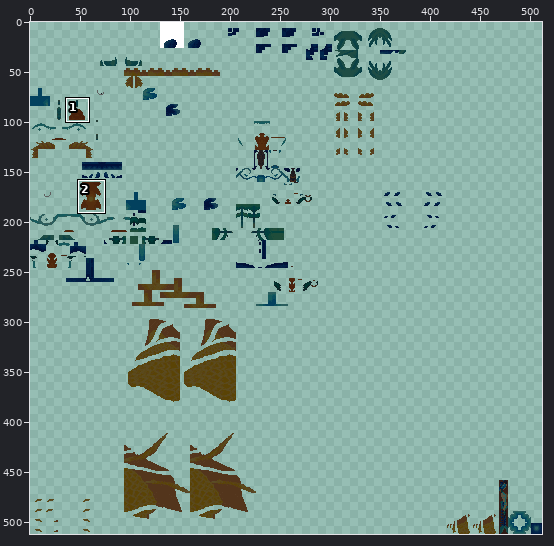
One commit to this sprite sheet: src/test/resources/Honey_Rain__newborn_glow.png. The first picture is a wide view before the edit; the outline marks the close-up.
Close-up. Before the edit:
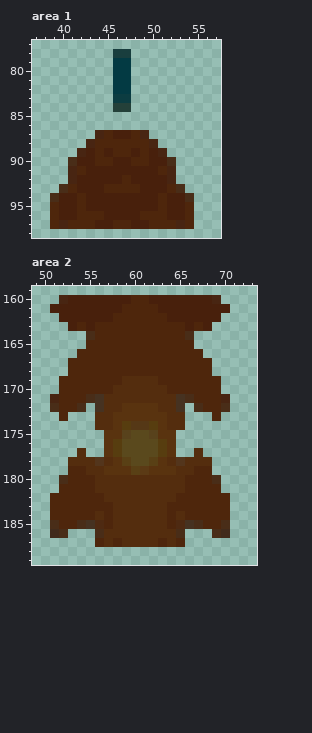
The file is 512x512 pixels. Pixels under 10% opacity are left out. Colours within 5 levels of each other are drawn and written as one. Shown: area 1: x 37..57, y 77..98; area 2: x 49..73, y 159..189. The commit also changed other parts of the picture, which this record leaves out.
And afterwards:
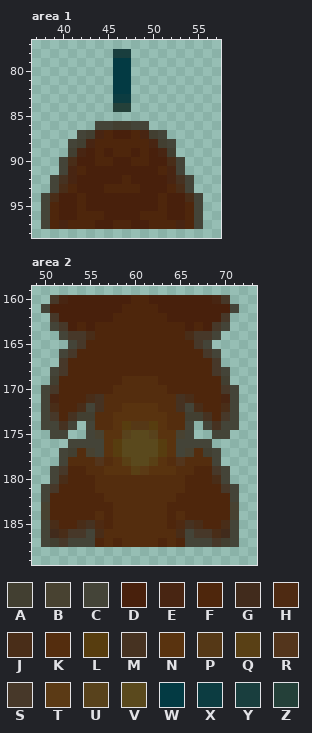
Palette (. is transparent): A #423f31  B #484231  C #444438  D #48200c  E #482512  F #4e260c  G #412b1c  H #4e2a12  J #492d18  K #542d0e  L #573d0f  M #463221  N #59330f  P #553816  Q #594015  R #53351c  S #473829  T #5b3a15  U #58421c  V #5a491d  W #033a43  X #0c3c41  Y #193e3e  Z #244039
Diff:
--- area 1
@@ x 37..57 @@
 85 .....................
-86 .....................
-87 .......EFDDFE........
-88 ......EFFFFFFE.......
-89 .....EDFDFFDFDE......
-90 ....JDDFFDDFFDDJ.....
-91 ....EFDDDDDDDDFE.....
-92 ....EDDDDDFDDDDE.....
-93 ...JFDDDFFFFDDDFJ....
-94 ..JDDFDDDDDDDDFDDJ...
-95 ..FDDFDDDDDDDDFDDF...
-96 ..FDDFFFDDDDFFFDDF...
-97 ..FEFFFDDFFDDFFFEF...
+86 .......CCAACC........
+87 .....CAEFDDFEAC......
+88 ....CAEFFFFFFEAC.....
+89 ....AEDFDFFDFDEA.....
+90 ...CJDDFFDDFFDDJC....
+91 ...CEFDDDDDDDDFEC....
+92 ..CMEDDDDDFDDDDEMC...
+93 ..CJFDDDFFFFDDDFJC...
+94 .CJDDFDDDDDDDDFDDJC..
+95 .CFDDFDDDDDDDDFDDFC..
+96 .CFDDFFFDDDDFFFDDFC..
+97 .CFEFFFDDFFDDFFFEFC..
 98 .....................
--- area 2
@@ x 49..73 @@
 159 .........................
-160 ...EDDDDDDDFFDDDDDDDE....
-161 ..DDDDDDDDFFFFDDDDDDDD...
-162 ...DDDDDDFFFFFFDDDDDD....
-163 ....DFDFFFFFFFFFFDFD.....
-164 ......JFFFFFFFFFFJ.......
-165 ......FFFFFFFFFFFF.......
-166 .....FFFFFFFFFFFFFF......
-167 ....FFFFFFFFFFFFFFFF.....
-168 ....FFFFFFFFFFFFFFFF.....
-169 ...FFFFFFFKKKKFFFFFFF....
-170 ...FFFFFFKKKKKKFFFFFF....
-171 ..EFFFJMKKKKKKKKMJFFFE...
-172 ..JFFJ.MKKNNNNKKM.JFFJ...
-173 ...F...KKNNNNNNKK...F....
-174 .......KKNLPPLNKK........
-175 ........NNUVVUNN.........
-176 ........NLVVVVLN.........
-177 .....K..NLVVVVLN..K......
-178 ....KKKRKNQVVQNKRKKK.....
-179 ....FFKKNNNQTNNNKKFF.....
-180 ...JFFFKKKKKKKKKKFFFJ....
-181 ...FFFFKKKKKKKKKKFFFF....
-182 ..FFFFFFKKKKKKKKFFFFFF...
-183 ..FFFFFFFKKKKKKFFFFFFF...
-184 ..FFFFFKFKKKKKKFKFFFFF...
-185 ..JFFJMHFKKKKKKFHMJFFJ...
-186 ..GJ...JKKKKKKKKJ...JG...
-187 .......FKFKKKKFKF........
+160 ..SEDDDDDDDFFDDDDDDDES...
+161 .CDDDDDDDDFFFFDDDDDDDDC..
+162 ..SDDDDDDFFFFFFDDDDDDS...
+163 ..CSDFDFFFFFFFFFFDFDSC...
+164 ...CSSJFFFFFFFFFFJSSC....
+165 ....CSFFFFFFFFFFFFSC.....
+166 ...CSFFFFFFFFFFFFFFSC....
+167 ...SFFFFFFFFFFFFFFFFS....
+168 ..CSFFFFFFFFFFFFFFFFSC...
+169 ..AFFFFFFFKKKKFFFFFFFA...
+170 .CSFFFFFFKKKKKKFFFFFFSC..
+171 .CEFFFJMKKKKKKKKMJFFFEC..
+172 .CJFFJCMKKNNNNKKMCJFFJC..
+173 .CSFMAAKKNNNNNNKKAAMFSC..
+174 .CCMC.CKKNLPPLNKKC.CMCC..
+175 ..CC..CBNNUVVUNNBC..CC...
+176 ....CCCCNLVVVVLNCCCC.....
+177 ...CAKBCNLVVVVLNCBKAC....
+178 ...CKKKRKNQVVQNKRKKKC....
+179 ..CSFFKKNNNQTNNNKKFFSC...
+180 ..CJFFFKKKKKKKKKKFFFJC...
+181 .CSFFFFKKKKKKKKKKFFFFSC..
+182 .CFFFFFFKKKKKKKKFFFFFFC..
+183 .BFFFFFFFKKKKKKFFFFFFFB..
+184 .BFFFFFKFKKKKKKFKFFFFFB..
+185 .CJFFJMHFKKKKKKFHMJFFJC..
+186 .CGJSSCJKKKKKKKKJCSSJGC..
+187 .CASCCCFKFKKKKFKFCCCSAC..
 188 .........................
Pixel boxes of the changes (left, top, right, bottom) in both close-ups:
added: (41, 121, 203, 229)
added: (41, 295, 104, 547)
added: (176, 295, 239, 547)
